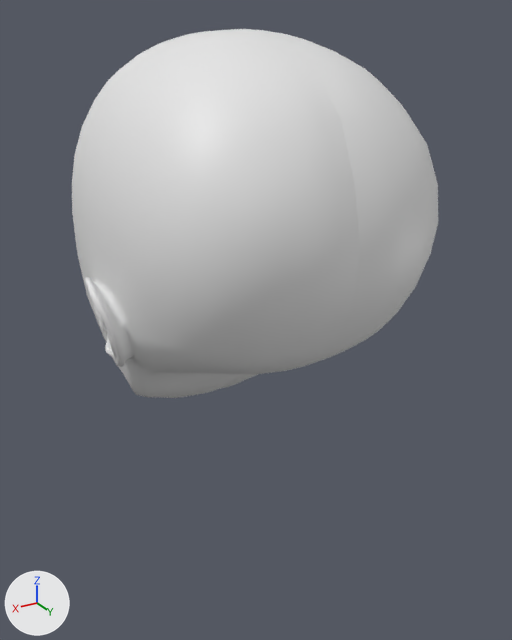
An edit to the Blender file Models/Characters/female V.0.blend, drawn before and after from the same camera.
Camera for both pictures: a 50 mm camera at (0.174, 0.309, 0.089) aimed at (-0.009, 0.004, -0.064). The lights are fixed; the arrows at lower left show +X, +Y and +Z.
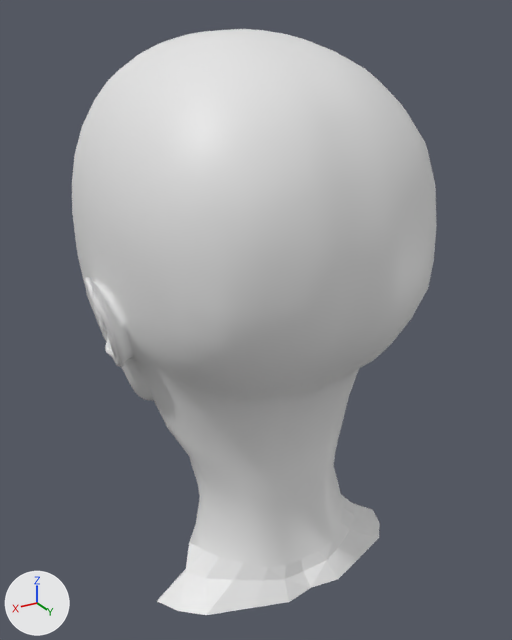
Commit message: used sky for banner small updates female V.0

Changed parts and their boxes [x1, y1, x2, y2] in the pictures (512 x 640 px; the box of a moved part takes in the faces that stretch with it):
'Cube', reshaped (59% taller): before [72, 29, 438, 398]; after [72, 29, 437, 615]
part 1 of me_cube_001, moved or reshaped: before [86, 93, 438, 398]; after [86, 93, 437, 615]

Edits to the bpy script that builds the scene:
```text
Change me_cube_001:
    used by ob_cube; location = (0.0, 0.0, 0.0); scale = (0.136, 0.136, 0.136)
    remove me_cube_001.from_pydata(...)  # 1533 vertices, 1471 faces; spans x 0.0..0.65, y -0.78..0.73, z -1.01..0.61
    add me_cube_001.from_pydata(...)  # 1732 vertices, 1654 faces; spans x 0.0..0.65, y -0.78..0.73, z -1.52..0.61
    me_cube_001 part 1: 188 vertices moved from x 0.0..0.64, y -0.59..0.72, z -1.01..0.29 to x 0.0..0.63, y -0.58..0.73, z -1.06..0.3; 19 vertices removed from x 0.0..0.54, y -0.38..0.42, z -0.92..-0.42; 218 vertices added at x 0.0..0.54, y -0.38..0.57, z -1.52..-0.45
```
